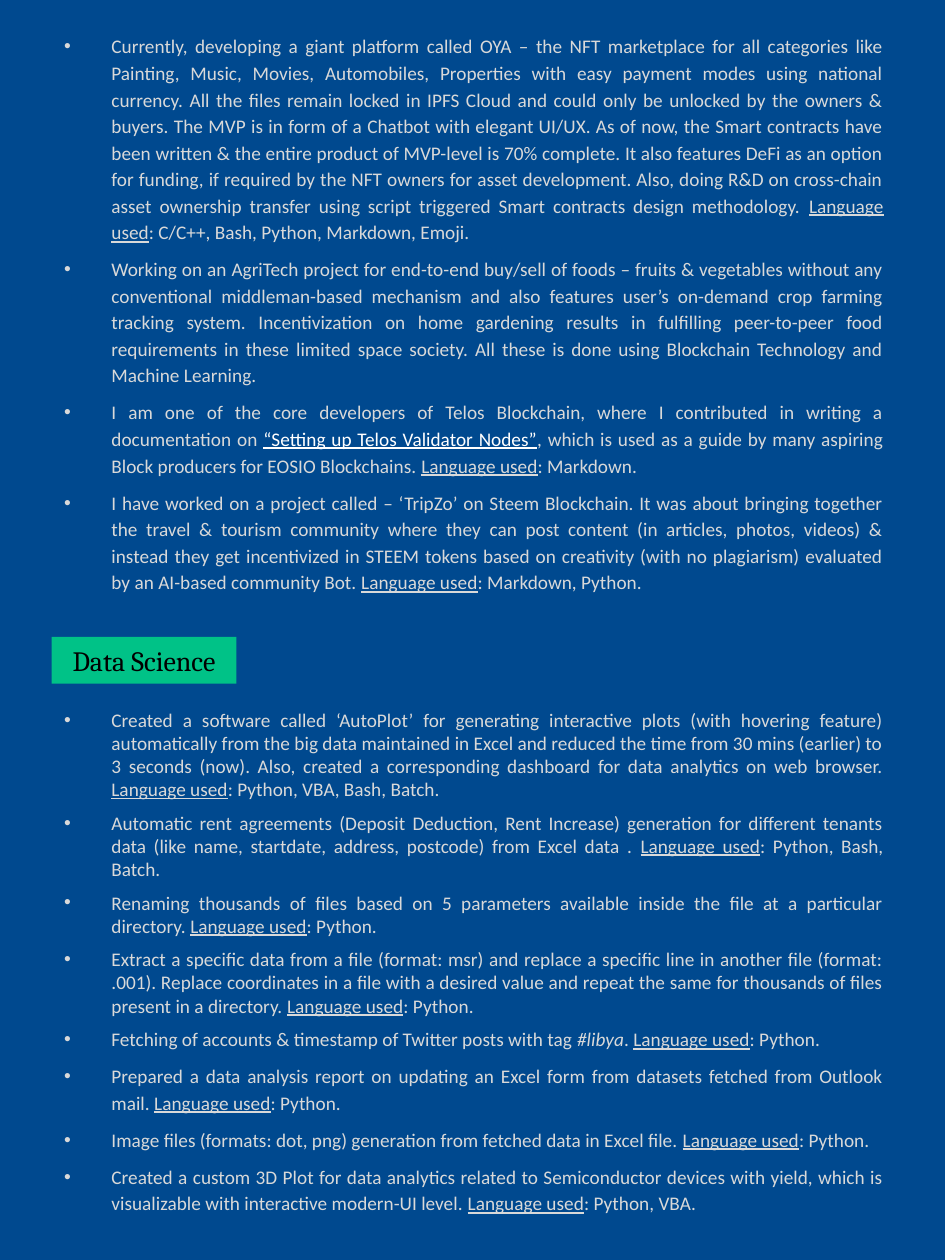
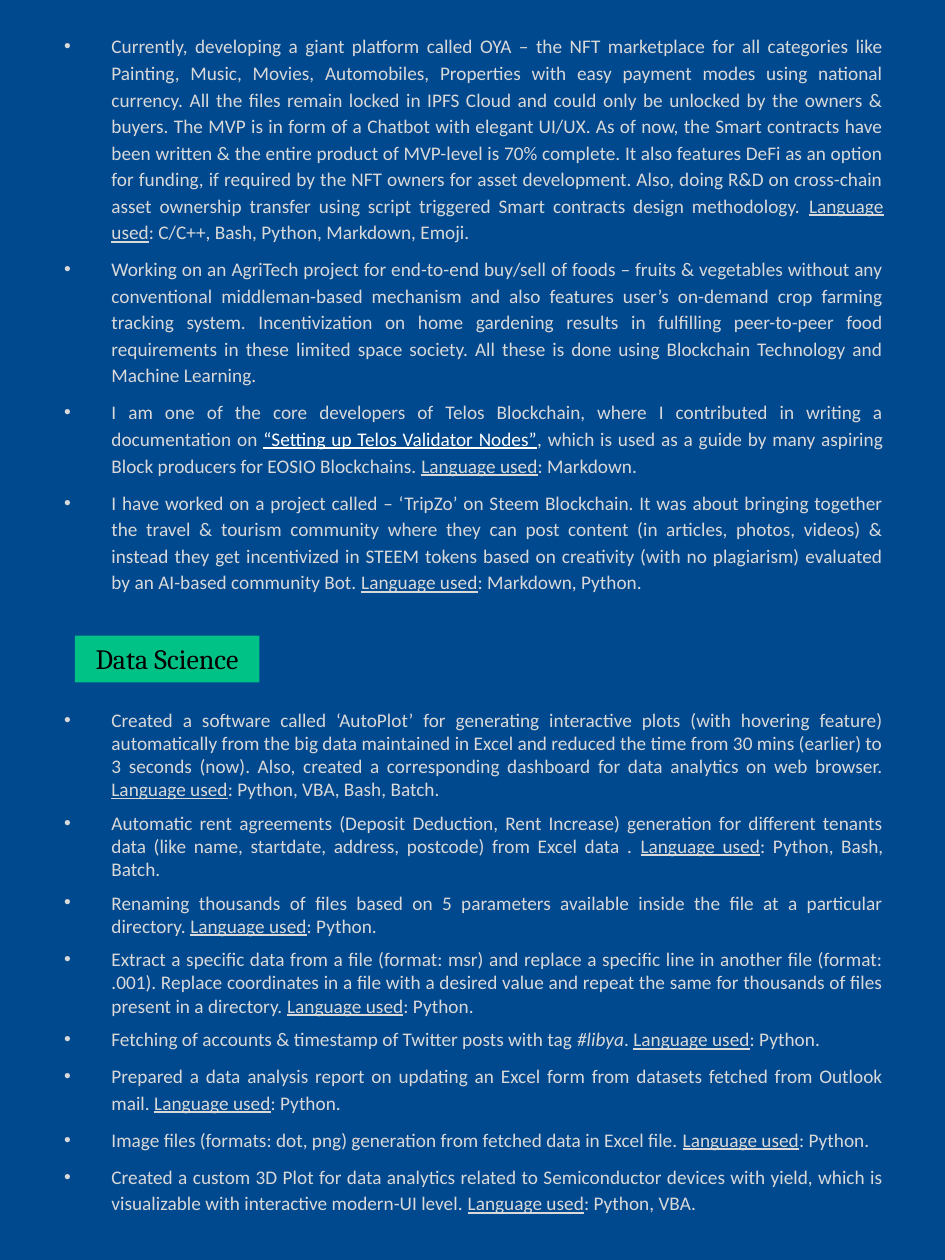
Before and after one commit to abhi3700/my_resume, a slide deck: slide 3 of my_resume.pptx. Drawn at 945x1260 pixels with LibreOffice and Linux fonts; fonts in the diff are those of the drawing. Boxes give left, top, right and bottom in pixels: in the first picture for what was removed or moved away, otherwise in the second. Text is boxed around its words. In the diff, an @@ line names an element or a change of style, - is before the commit and + after.

```diff
--- a/my_resume.pptx
+++ b/my_resume.pptx
@@ rectangle "Data Science" moved from (x1=52, y1=638, x2=237, y2=684) to (x1=74, y1=636, x2=260, y2=683) @@
```
Also in this commit, not shown: 2 other slides changed, 1 other file.
